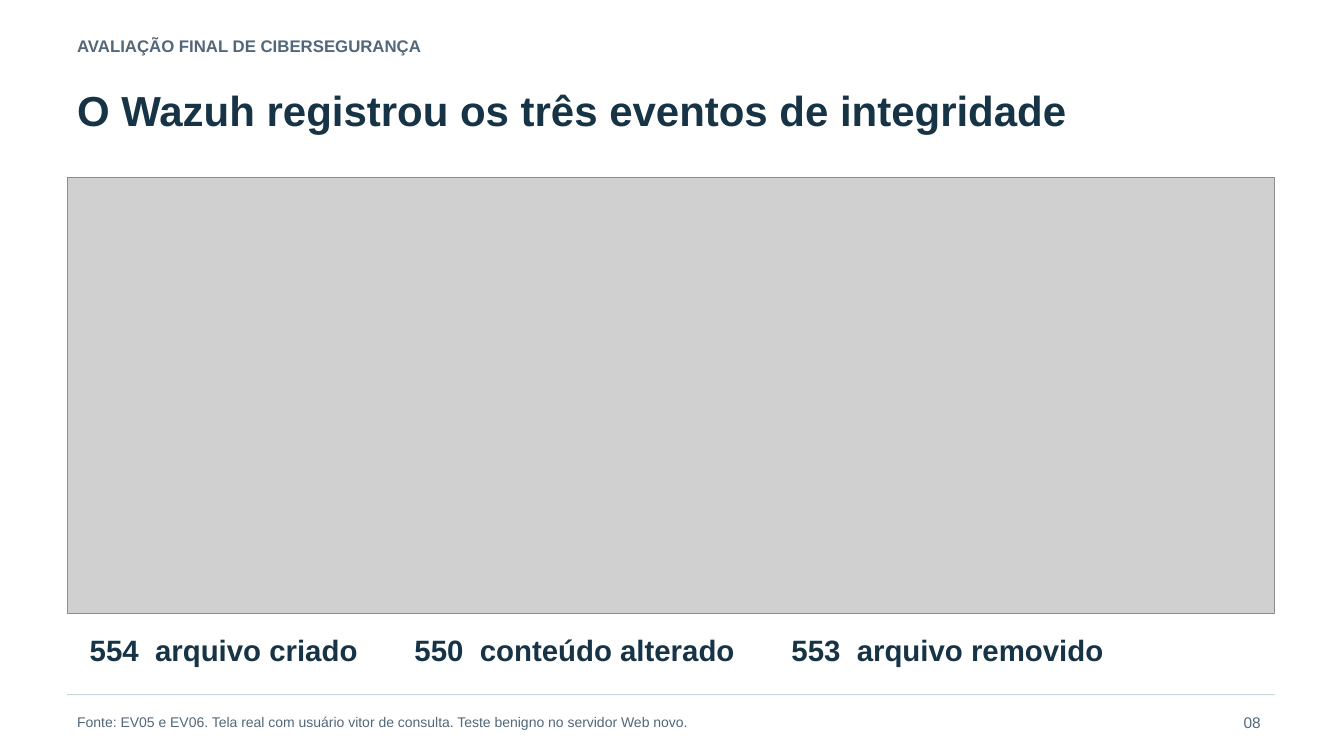
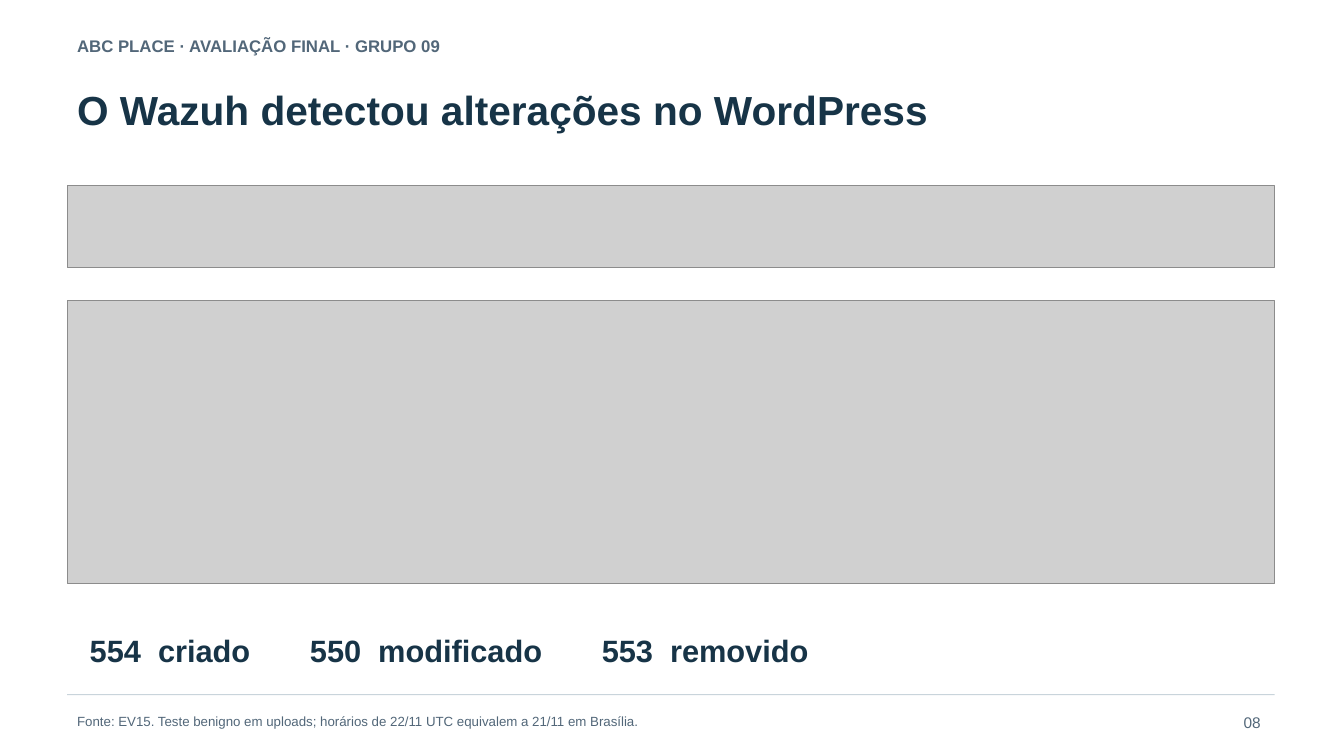
Before and after one commit to vitorkenzo299/CyberSec-ProvaFinal-26.2, a slide deck: slide 8 of entrega/Apresentacao_Executiva.pptx. Drawn at 1344x756 pixels with LibreOffice and Linux fonts; fonts in the diff are those of the drawing; grey boxes stand for pictures. Boxes give left, top, right and bottom in pixels: in the first picture for what was removed or moved away, otherwise in the second. Text is boxed around its words. In the diff, an @@ line names an element or a change of style, - is before the commit and + after.

Commit message:
Alinha avaliacao a ABC Place aos roteiros anteriores e ao Grupo 09

```diff
--- a/entrega/Apresentacao_Executiva.pptx
+++ b/entrega/Apresentacao_Executiva.pptx
@@ text at (x1=77, y1=38, x2=440, y2=56): text changed @@
-AVALIAÇÃO FINAL DE CIBERSEGURANÇA
+ABC PLACE · AVALIAÇÃO FINAL · GRUPO 09
@@ text at (x1=77, y1=95, x2=928, y2=133): text changed; size 30 to 29 pt @@
-O Wazuh registrou os três eventos de integridade
+O Wazuh detectou alterações no WordPress
@@ picture added at (x1=68, y1=186, x2=1275, y2=267) @@
@@ picture resized from (x1=68, y1=177, x2=1275, y2=613) to (x1=68, y1=300, x2=1275, y2=584) @@
@@ text at (x1=90, y1=639, x2=808, y2=663): text changed; size 21 to 22 pt @@
-554 arquivo criado 550 conteúdo alterado 553 arquivo removido
+554 criado 550 modificado 553 removido
@@ text at (x1=77, y1=716, x2=638, y2=729): text changed; size 10 to 9.5 pt @@
-Fonte: EV05 e EV06. Tela real com usuário vitor de consulta. Teste benigno no servidor Web novo.
+Fonte: EV15. Teste benigno em uploads; horários de 22/11 UTC equivalem a 21/11 em Brasília.
```
Also in this commit, not shown: 7 other slides changed, 4 slides added, 4 slides removed, 59 other files.
